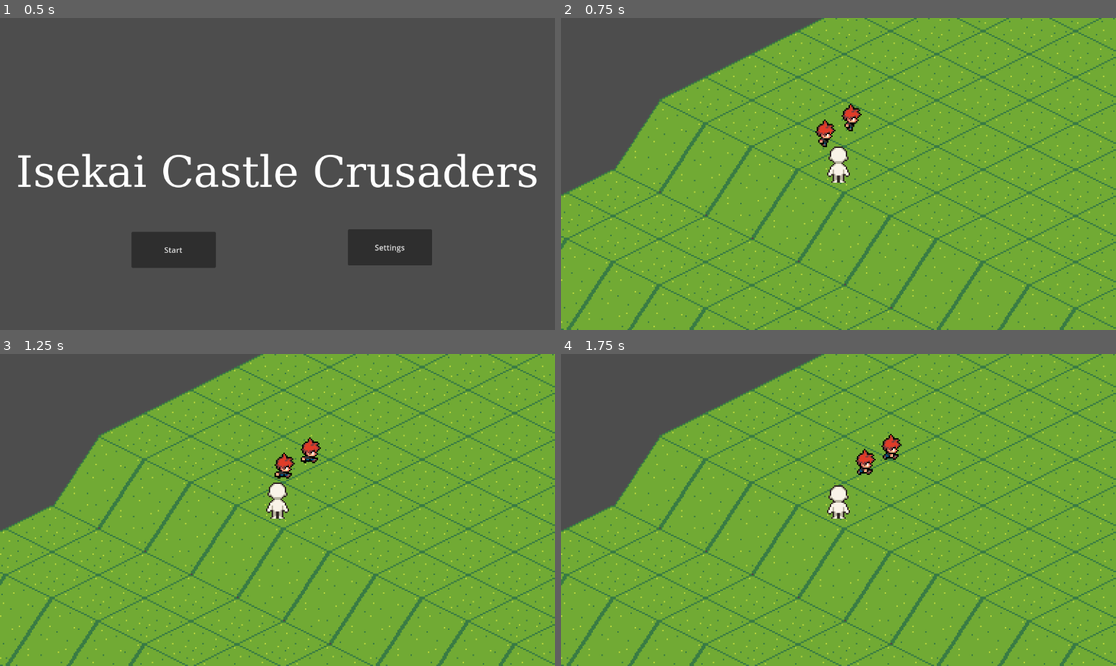
Above: before the commit, frames 1-4 (two rows, left to right).
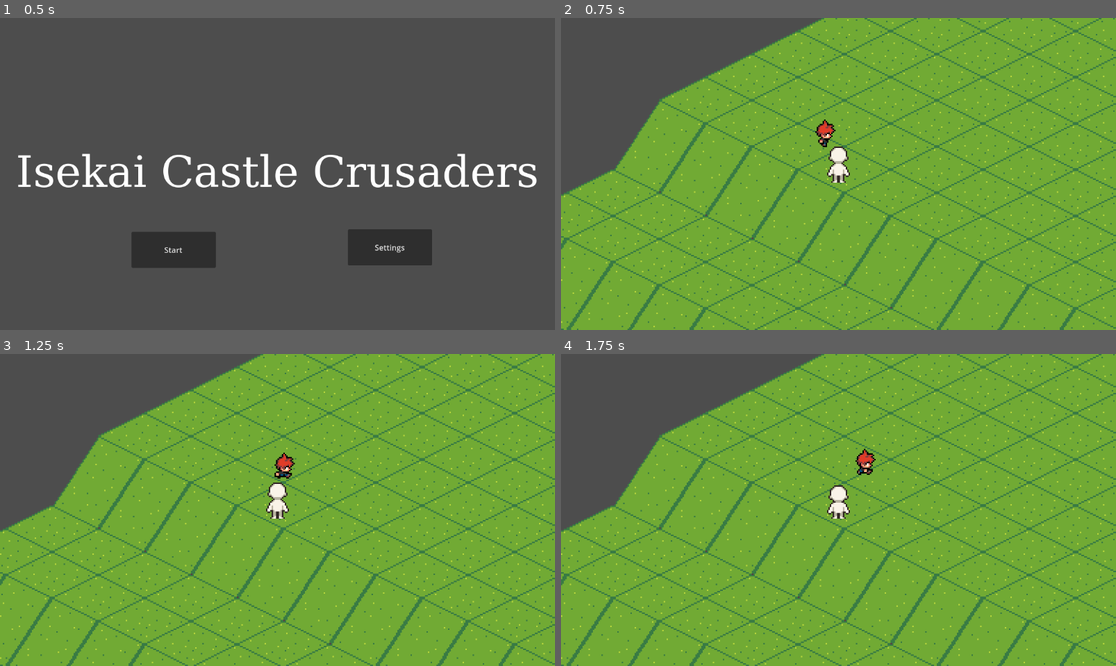
Above: after the commit, the same moments.

Repository: KokonutGamer/CSS-385-Project
Game: Godot game, scene res://src/ui/title_screen.tscn
Two runs of this game, one before a commit and one after it. Both use one fixed random seed, a clock stepped at 60 frames per second and the inputs below.
Inputs (mouse positions are in pixels of both pictures, inside the frame that each line leads up to):
- Up to frame 1 (0.5 s): no input
- Up to frame 2 (0.75 s): click "Start" at 0.5 s
- Up to frame 3 (1.25 s): no input
- Up to frame 4 (1.75 s): tap Enter at 1.25 s; move the mouse to (960, 494) at 1.27 s; click (960, 494) at 1.42 s

Frame 1 is identical in both runs. In frame 2, 0.2% of the frame differs, in the area x 50-55%, y 27-37%; in frame 3, 0.2%, in the area x 54-58%, y 26-36%; in frame 4, 0.2%.

Commit message:
Implemented victory screen

Diff:
--- /dev/null
+++ b/resources/themes/font_theme.tres
@@ -0,0 +1,8 @@
+[gd_resource type="Theme" load_steps=2 format=3 uid="uid://br2vw24cf2naj"]
+
+[sub_resource type="SystemFont" id="SystemFont_1a2ex"]
+font_names = PackedStringArray("Fantasy")
+
+[resource]
+default_font = SubResource("SystemFont_1a2ex")
+default_font_size = 90
--- a/src/levels/test_scene.gd
+++ b/src/levels/test_scene.gd
@@ -1,4 +1,4 @@
 extends Node2D
 
 func _on_base_health_depleted() -> void:
-	get_tree().call_deferred("change_scene_to_file", "res://src/ui/title_screen.tscn")
+	get_tree().call_deferred("change_scene_to_file", "res://src/ui/victory_screen.tscn")
--- a/src/levels/test_scene.tscn
+++ b/src/levels/test_scene.tscn
@@ -126,10 +126,6 @@
 position = Vector2(-274, 78)
 target = NodePath("../NavigationRegion2D/Tower")
 
-[node name="AllyMinion2" parent="." node_paths=PackedStringArray("target") instance=ExtResource("4_m1wh6")]
-position = Vector2(-256, 67)
-target = NodePath("../NavigationRegion2D/Tower")
-
 [node name="NavigationRegion2D" type="NavigationRegion2D" parent="."]
 navigation_polygon = SubResource("NavigationPolygon_vgf4w")
 
--- /dev/null
+++ b/src/ui/victory_screen.gd
@@ -0,0 +1,5 @@
+extends Control
+
+
+func _on_main_menu_button_pressed() -> void:
+	get_tree().change_scene_to_file("res://src/ui/title_screen.tscn")
--- /dev/null
+++ b/src/ui/victory_screen.tscn
@@ -0,0 +1,65 @@
+[gd_scene load_steps=4 format=3 uid="uid://qugddhwo2j3d"]
+
+[ext_resource type="Script" uid="uid://b825vawde3778" path="res://src/ui/victory_screen.gd" id="1_af5s3"]
+[ext_resource type="Theme" uid="uid://br2vw24cf2naj" path="res://resources/themes/font_theme.tres" id="1_g8dsx"]
+
+[sub_resource type="SystemFont" id="SystemFont_af5s3"]
+
+[node name="VictoryScreen" type="Control"]
+layout_mode = 3
+anchors_preset = 15
+anchor_right = 1.0
+anchor_bottom = 1.0
+grow_horizontal = 2
+grow_vertical = 2
+script = ExtResource("1_af5s3")
+
+[node name="Message" type="Label" parent="."]
+layout_mode = 1
+anchors_preset = 14
+anchor_top = 0.5
+anchor_right = 1.0
+anchor_bottom = 0.5
+offset_top = -45.5
+offset_bottom = 45.5
+grow_horizontal = 2
+grow_vertical = 2
+theme = ExtResource("1_g8dsx")
+text = "Congratulations!"
+horizontal_alignment = 1
+
+[node name="Subtext" type="Label" parent="."]
+layout_mode = 1
+anchors_preset = 7
+anchor_left = 0.5
+anchor_top = 1.0
+anchor_right = 0.5
+anchor_bottom = 1.0
+offset_left = -397.5
+offset_top = -258.0
+offset_right = 397.5
+offset_bottom = -208.0
+grow_horizontal = 2
+grow_vertical = 0
+theme = ExtResource("1_g8dsx")
+theme_override_fonts/font = SubResource("SystemFont_af5s3")
+theme_override_font_sizes/font_size = 36
+text = "You beat the demo of Isekai Castle Crusaders!"
+horizontal_alignment = 1
+
+[node name="MainMenuButton" type="Button" parent="."]
+layout_mode = 1
+anchors_preset = 7
+anchor_left = 0.5
+anchor_top = 1.0
+anchor_right = 0.5
+anchor_bottom = 1.0
+offset_left = -56.0
+offset_top = -167.0
+offset_right = 56.0
+offset_bottom = -99.0
+grow_horizontal = 2
+grow_vertical = 0
+text = "Main Menu"
+
+[connection signal="pressed" from="MainMenuButton" to="." method="_on_main_menu_button_pressed"]
Not shown, added: src/ui/victory_screen.gd.uid
